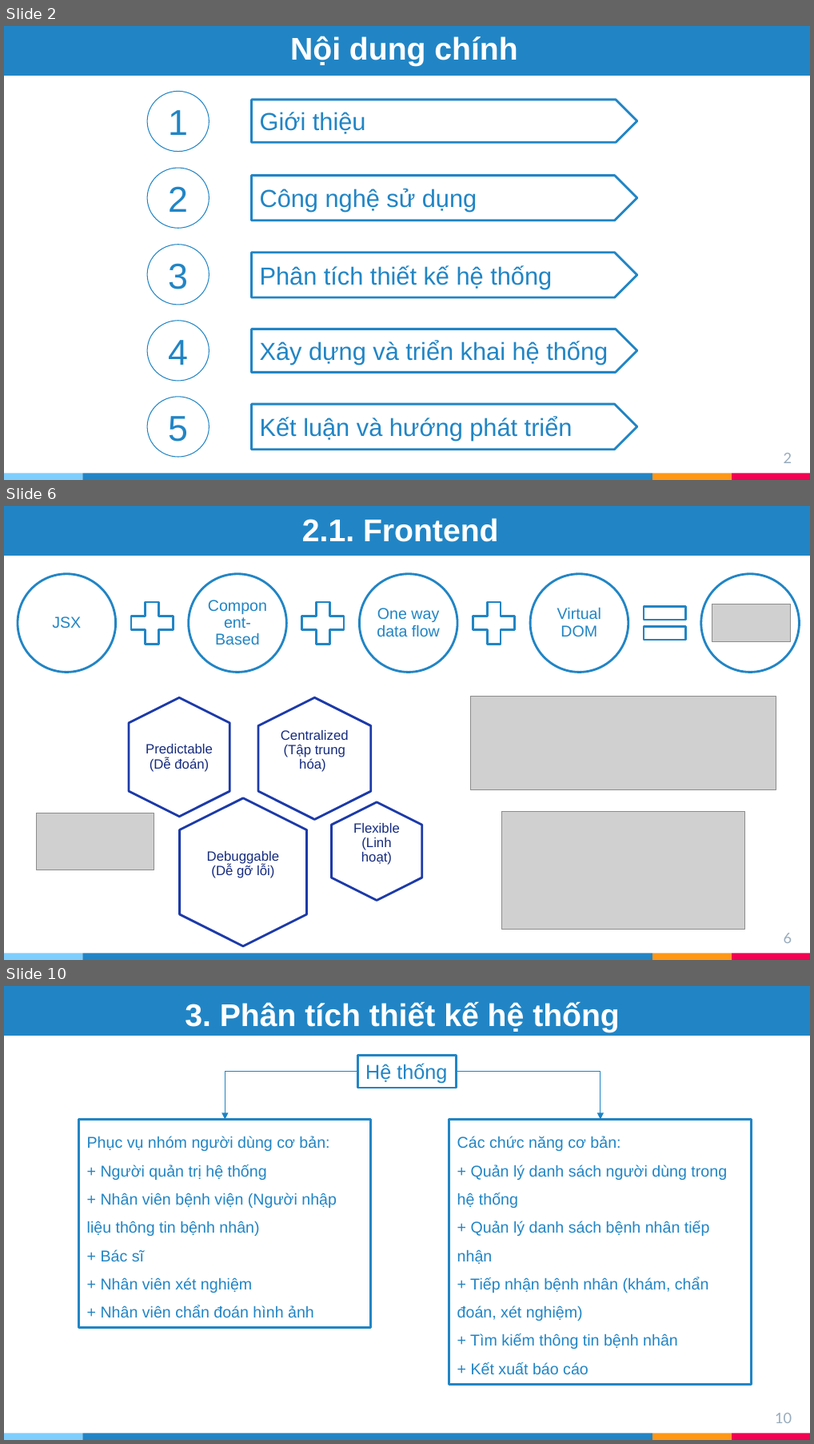
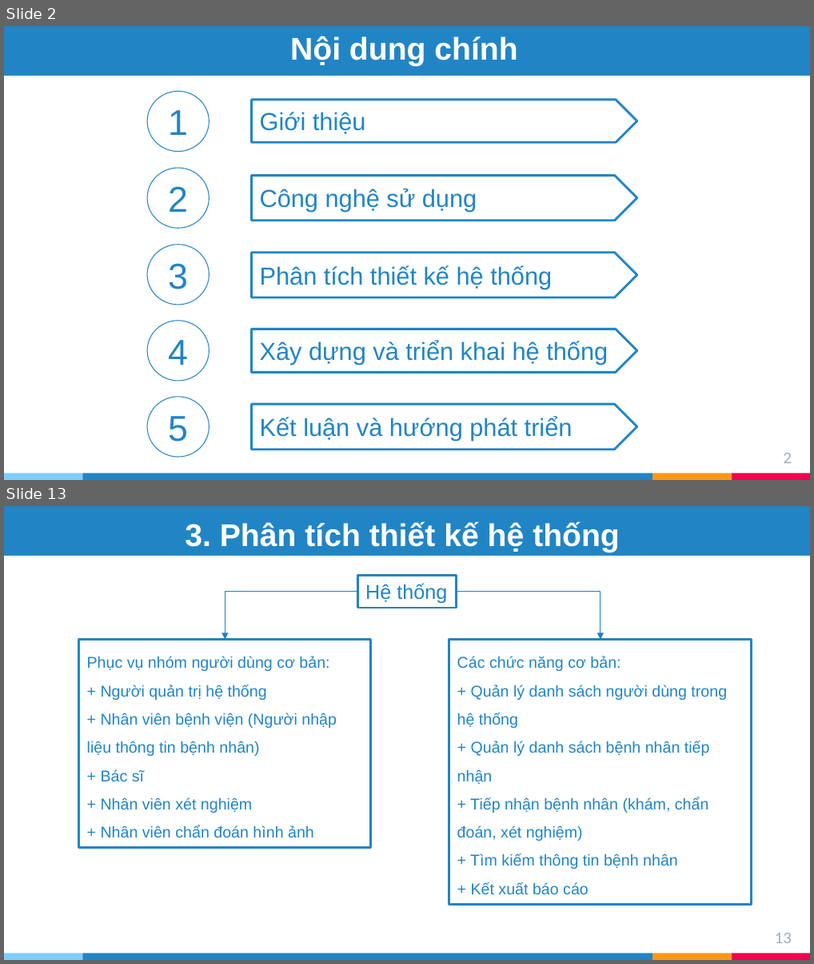
Before and after one commit to tranphuongthao2405/finalproject, a slide deck: report/slide ĐATN - Trần Phương Thảo - 20173383.pptx. Shown one above the other, each under a label of ours: slides 2, 6 and 10 before the commit, slides 2 and 13 after it; the slides between them are not shown. The pictures are 814x1444 and 814x964 pixels, drawn with LibreOffice and Linux fonts; fonts in the diff are those of the drawing; grey boxes stand for pictures. Boxes give left, top, right and bottom in pixels: in the first picture for what was removed or moved away, otherwise in the second. Text is boxed around its words. In the diff, an @@ line names an element or a change of style, - is before the commit and + after.

```diff
--- a/report/slide ĐATN - Trần Phương Thảo - 20173383.pptx
+++ b/report/slide ĐATN - Trần Phương Thảo - 20173383.pptx
@@ slide 6 removed at [4, 506, 810, 960], background #FFFFFF; not listed: 4 template elements that a slide beside it also shows @@
@@ rectangle removed at [4, 506, 810, 554] @@
@@ title removed at [302, 518, 499, 542] @@
-2.1. Frontend
@@ group removed at [18, 574, 800, 672]: 5 ellipses, 4 texts, 3 plus signs, 1 math equal @@
-JSX
-Component-Based
-One way data flow
-Virtual DOM
@@ picture removed at [713, 604, 791, 641] @@
@@ picture removed at [471, 696, 776, 791] @@
@@ picture removed at [36, 813, 154, 870] @@
@@ picture removed at [502, 811, 745, 928] @@
@@ group removed at [129, 697, 422, 946]: 4 hexagons, 4 texts @@
-Centralized (Tập trung hóa)
-Predictable (Dễ đoán)
-Debuggable (Dễ gỡ lỗi)
-Flexible (Linh hoạt)
@@ page number removed at [784, 932, 793, 943] @@
-6
@@ what was slide 10 is now slide 13 @@
@@ page number at [775, 932, 792, 943]: text changed @@
-10
+13
```
Also in this commit, not shown: 10 slides changed, 4 slides added, 1 other slide removed, 1 other file.
